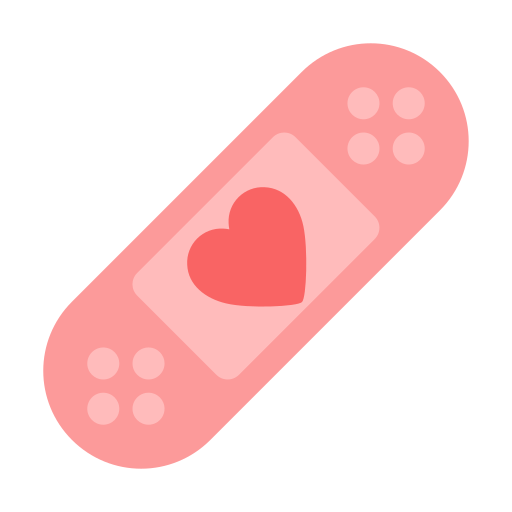
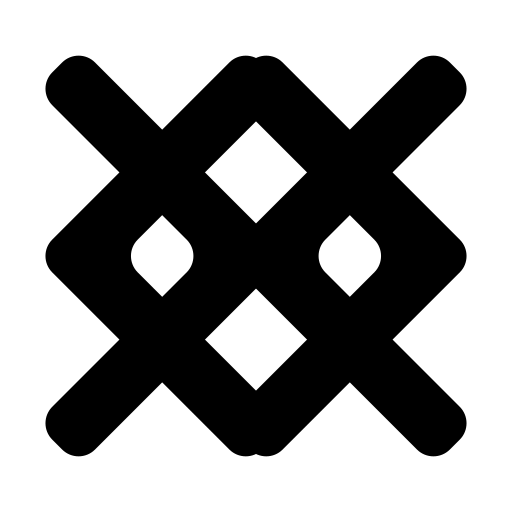
Layer changes from the first 512×512 image to the second:
added group "Forward" with 1 layers above "Back" over [45, 55, 467, 457]
added layer "back.png copy" in group "Forward" over [45, 55, 467, 457]
added group "Back" with 1 layers above "GenerateReports" over [45, 55, 467, 457]
added layer "back.png copy #1" in group "Back" over [45, 55, 467, 457]
hid group "Raw" (5 layers) over [43, 43, 469, 469]
hid "plaster.png" over [43, 43, 469, 469]